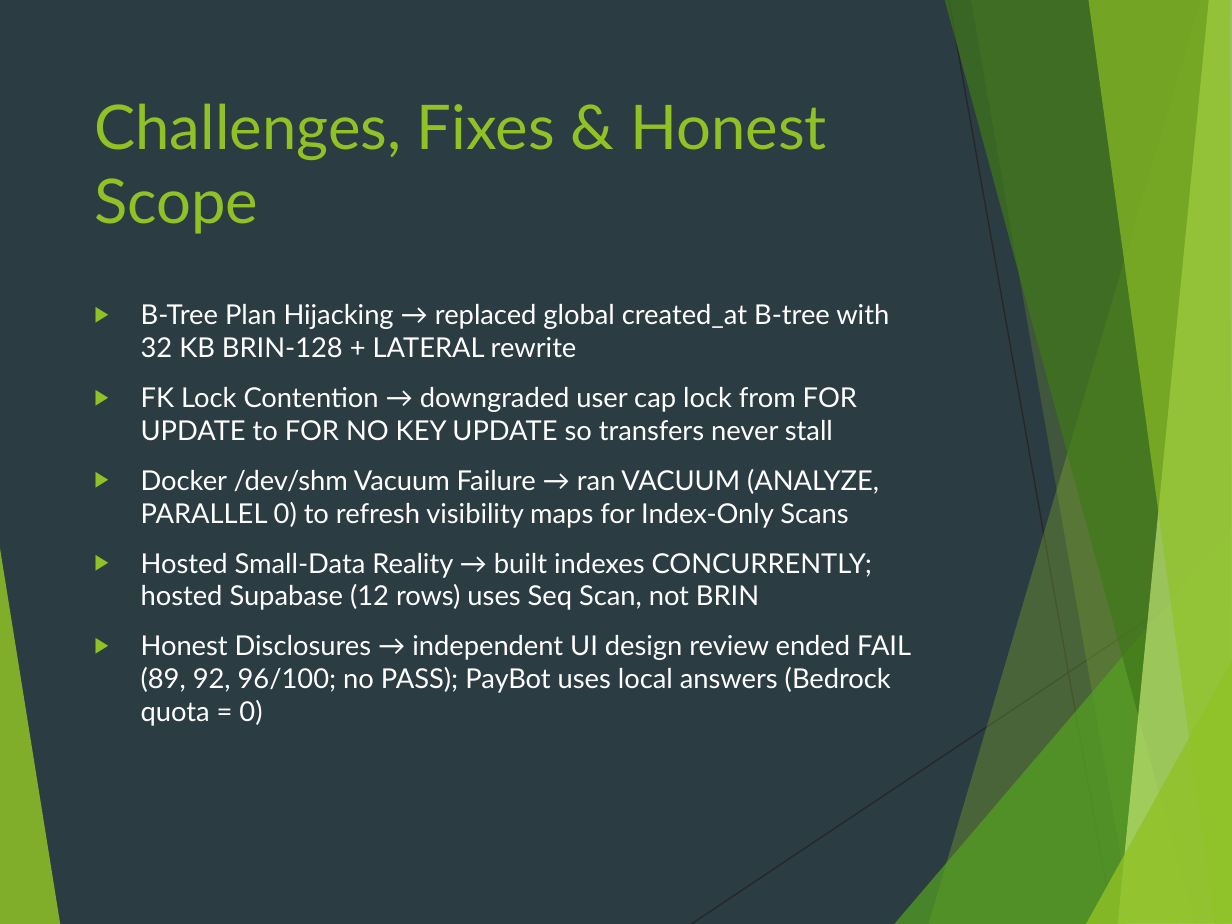
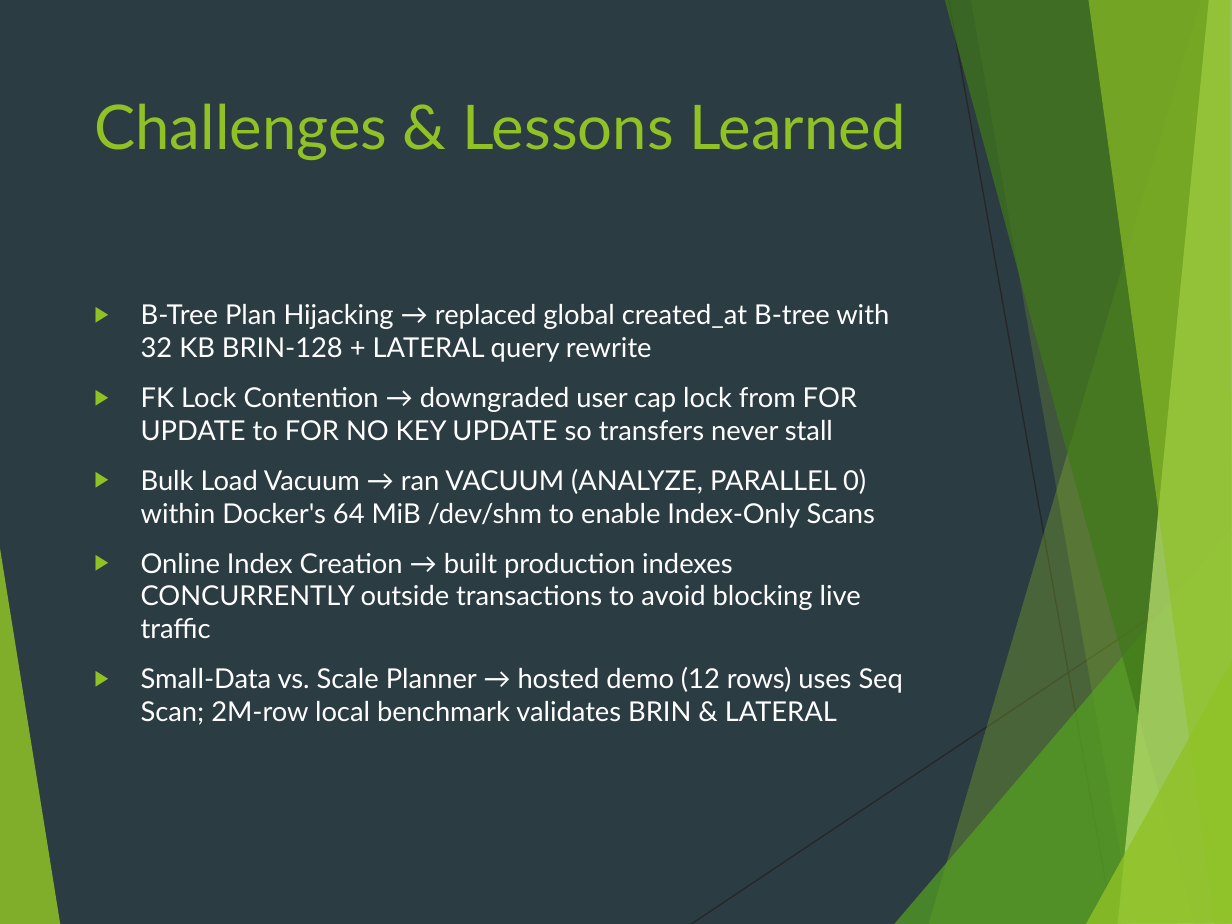
Before and after one commit to venkatasai-kadamati/paylink, a slide deck: slide 16 of docs/adb-final-presentation.pptx. Drawn at 1232x924 pixels with LibreOffice and Linux fonts; fonts in the diff are those of the drawing. Boxes give left, top, right and bottom in pixels: in the first picture for what was removed or moved away, otherwise in the second. Text is boxed around its words. In the diff, an @@ line names an element or a change of style, - is before the commit and + after.

```diff
--- a/docs/adb-final-presentation.pptx
+++ b/docs/adb-final-presentation.pptx
@@ title at [94, 103, 905, 160]: text changed @@
-Challenges, Fixes & Honest Scope
+Challenges & Lessons Learned
@@ text at [141, 304, 889, 362]: text changed @@
-▶ B-Tree Plan Hijacking → replaced global created_at B-tree with 32 KB BRIN-128 + LATERAL rewrite
+▶ B-Tree Plan Hijacking → replaced global created_at B-tree with 32 KB BRIN-128 + LATERAL query rewrite
@@ text at [141, 469, 903, 725]: text changed @@
-▶ Docker /dev/shm Vacuum Failure → ran VACUUM (ANALYZE, PARALLEL 0) to refresh visibility maps for Index-Only Scans
-▶ Hosted Small-Data Reality → built indexes CONCURRENTLY; hosted Supabase (12 rows) uses Seq Scan, not BRIN
-▶ Honest Disclosures → independent UI design review ended FAIL (89, 92, 96/100; no PASS); PayBot uses local answers (Bedrock quota = 0)
+▶ Bulk Load Vacuum → ran VACUUM (ANALYZE, PARALLEL 0) within Docker's 64 MiB /dev/shm to enable Index-Only Scans
+▶ Online Index Creation → built production indexes CONCURRENTLY outside transactions to avoid blocking live traffic
+▶ Small-Data vs. Scale Planner → hosted demo (12 rows) uses Seq Scan; 2M-row local benchmark validates BRIN & LATERAL
```
Also in this commit, not shown: 2 other slides changed, 2 other files.
